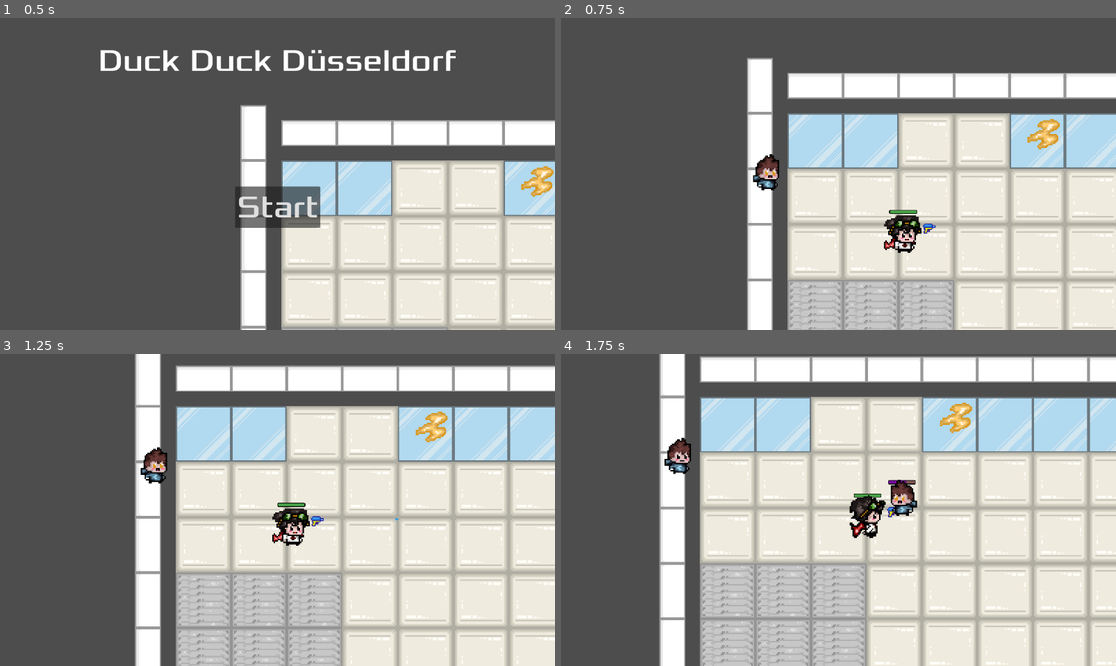
Above: before the commit, frames 1-4 (two rows, left to right).
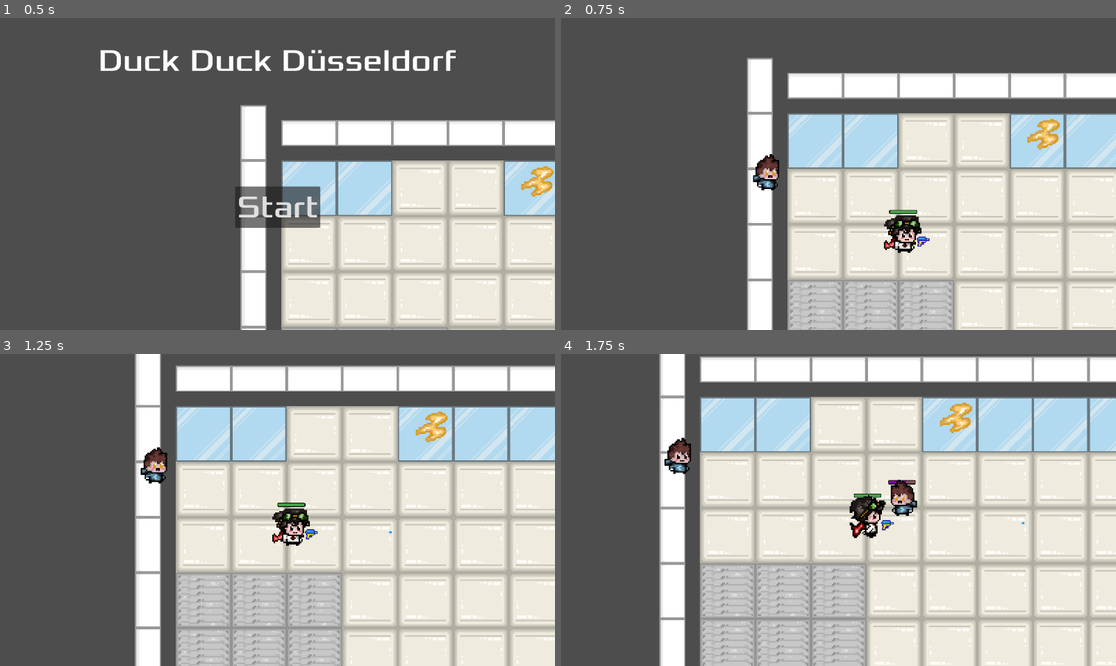
Above: after the commit, the same moments.

Repository: P0127/HSDuckies-Videogame-Group-project-at-HSD
Game: Godot game, scene res://main.tscn
Same seed, same stepped clock (60 frames per second), same inputs: the game is played once before the commit and once after it.
Inputs (mouse positions are in pixels of both pictures, inside the frame that each line leads up to):
- Up to frame 1 (0.5 s): no input
- Up to frame 2 (0.75 s): click "Start" at 0.5 s
- Up to frame 3 (1.25 s): no input
- Up to frame 4 (1.75 s): move the mouse to (960, 494) at 1.27 s; press the mouse at (960, 494) at 1.28 s; hold D (move_right) from 1.28 s (still down)

Frame 1 is identical in both runs. In frame 2, 0.1% of the frame differs, in the area x 64-68%, y 65-74%; in frame 3, 0.1%, in the area x 54-72%, y 51-60%; in frame 4, less than 0.1%.

Commit message:
New Rotation mechanic (weapon)
Weapons rotate similar to the charactersprite dependant on the angle (direction faced, vector based)

Diff:
--- a/player.gd
+++ b/player.gd
@@ -4,11 +4,12 @@
 
 @export var speed = 200 #player movement speed in pixels/sec
 var screen_size #game window size
-var current_direction#saveslot for weapon/projectile direction
-var movement_timer : float = 0.0#timer to count how long moving in a direction
-var weapon_direction_change_min_time = 0.5#time how long is needed till weapon direction changes
-var last_direction = Vector2.RIGHT#saveslot for where we were last moving/for when we stop
-#by default set to Right to avoid crashes
+var current_direction = Vector2.ZERO #Direction Player is moving in
+var movement_timer : float = 0.0 #timer to count how long moving in a direction
+var weapon_direction_change_min_time = 0.1 #time how long is needed till weapon direction changes
+var last_direction = Vector2.RIGHT #saveslot for where we were last moving/for when we stop
+var last_direction_faced = Vector2.RIGHT #saveslot for the last direction faced while moving
+#RIGHT: weapon spawns default on that side
 
 @export var health = 100.0 #Player health
 
@@ -31,19 +32,6 @@
 	#check for collisions
 	var collision_info = move_and_collide(velocity * delta)
 
-	#not needed, as collision is handled by Godot
-	#Useful maybe if we want events triggered via collision
-	#if collision_info:
-		#if Input.is_action_pressed("move_right"):
-			#velocity.x += 0
-		#if Input.is_action_pressed("move_left"):
-			#velocity.x += 0
-		#if Input.is_action_pressed("move_down"):
-			#velocity.y += 0
-		#if Input.is_action_pressed("move_up"):
-			#velocity.y += 0
-	#else: position += velocity * delta
-
 	if Input.is_action_pressed("move_right"):
 		velocity.x += 1
 	if Input.is_action_pressed("move_left"):
@@ -54,29 +42,21 @@
 		velocity.y -= 1
 
 	if velocity.length() > 0:
-		current_direction = velocity.normalized() #testing weapon direction
-		#rotate_weapon(current_direction)#removed to add delay
 		velocity = velocity.normalized() * speed
 		#normalized so that player is not faster moving diagonally
 
-
-		last_direction = current_direction#for standing still
-
-		#delay added:
-		movement_timer += delta#count up how long we've been going in a direction
-		if movement_timer >= weapon_direction_change_min_time:
-			rotate_weapon(current_direction)#opens method to rotate weapon
-			movement_timer = 0#reset timer
-	else:#same timer for when we stop moving but had turned
-		movement_timer += delta
-		if movement_timer >= weapon_direction_change_min_time:
-			rotate_weapon(last_direction)
-			movement_timer = 0
-
 	#Player can move
 	position += velocity * delta
-	#Correct Sprite Rotation
-	sprite_rotation(velocity)
+
+	#count up how long we've been moving
+	movement_timer += delta
+
+	#Correct Sprite and Weapon Rotation
+	rotate_sprite(velocity, movement_timer)
+	rotate_weapon(last_direction_faced)
+	#If this is done in the function, would only be saved globally
+	if movement_timer >= weapon_direction_change_min_time:
+		movement_timer = 0#reset timer
 
 	#Checking each Frame if Mobs are touching the Player
 	var overlapping_mobs = $HurtBox.get_overlapping_bodies()
@@ -91,16 +71,6 @@
 			health_death.emit()
 			print("DEATH")
 
-#function that rotates the weapon along with the players movement
-#atan2 math is needed to calc the Vector2 into a rotation angle
-func rotate_weapon(direction):#direction param is a Vector2 here
-	var angle = atan2(direction.y, direction.x)
-	$"player weapon".rotation = angle
-	#print("Angle=", angle)#testing angle values
-	if angle < -2 or angle >= 1:
-		$"player weapon/CharCenter/Weapon".flip_v = true
-	else:
-		$"player weapon/CharCenter/Weapon".flip_v = false
 
 #function for start of game to move player to start position and show player
 func start(pos):
@@ -111,20 +81,43 @@
 	$PlayerCollisionShape.disabled = false
 
 
-func sprite_rotation(velocity):
+#function that rotates the weapon along with the players movement
+#atan2 math is needed to calc the Vector2 into a rotation angle
+func rotate_weapon(direction_player):#direction param is a Vector2 here
+	#both work via vector
+	$"player weapon".rotation = direction_player.angle()
+	#Corrects Position of Weapon due to Sprite model
+	match int(rad_to_deg((direction_player.angle()))):
+		-90:
+			$"player weapon".position.y = -60
+			$"player weapon".position.x = 0
+		-45:
+			$"player weapon".position.x = 80
+		-135:
+			$"player weapon".position.x = -80
+		_:
+			$"player weapon".position.y = 150
+			$"player weapon".position.x = 0
+
+func rotate_sprite(velocity, movement_timer):
 	#Which Animation plays
-	#Flips Animation if walking to the side
-	if int(velocity.x != 0) | int(velocity.y != 0):
-		if int(velocity.y > 0):
-			$AnimatedPlayerSprite.animation = "walk"
-			$AnimatedPlayerSprite.flip_h = velocity.x < 0
-		elif int(velocity.x == 0):
-			$AnimatedPlayerSprite.animation = "walk_back"
-			$AnimatedPlayerSprite.flip_h = velocity.x < 0
-		else:
-			$AnimatedPlayerSprite.animation = "walk_side"
-			$AnimatedPlayerSprite.flip_h = velocity.x < 0
-
+	if velocity != Vector2.ZERO:
+		#int to eliminate decimals (reduces errors)
+		#rad to deg to have easy, whole numbers to work with
+		#velocity.angle() gives back angle (right is 1,0 - down is 0,1) in radians!
+		match int(rad_to_deg((velocity.angle()))):
+			-90:
+				$AnimatedPlayerSprite.animation = "walk_back"
+			45, 90, 135:
+				$AnimatedPlayerSprite.animation = "walk_front"
+			0, -45, 180, -135:
+				$AnimatedPlayerSprite.animation = "walk_side"
+		#saveslot for last direction faced while walking, without reseting in "stand" mode
+		#only saves this value, if direction has been faced for a fixed while
+		if movement_timer >= weapon_direction_change_min_time:
+			last_direction_faced = velocity
 	else:
 		$AnimatedPlayerSprite.animation = "stand"
-		$AnimatedPlayerSprite.flip_h = velocity.x < 0
+
+	#Flips Animation if walking to the side
+	$AnimatedPlayerSprite.flip_h = velocity.x < 0
--- a/player.tscn
+++ b/player.tscn
@@ -34,22 +34,22 @@
 }, {
 "frames": [{
 "duration": 1.0,
+"texture": ExtResource("9_ivps1")
+}],
+"loop": true,
+"name": &"walk_back",
+"speed": 0.0
+}, {
+"frames": [{
+"duration": 1.0,
 "texture": ExtResource("6_b26j0")
 }, {
 "duration": 1.0,
 "texture": ExtResource("8_n7ghd")
 }],
 "loop": true,
-"name": &"walk",
+"name": &"walk_front",
 "speed": 2.0
-}, {
-"frames": [{
-"duration": 1.0,
-"texture": ExtResource("9_ivps1")
-}],
-"loop": true,
-"name": &"walk_back",
-"speed": 0.0
 }, {
 "frames": [{
 "duration": 1.0,
@@ -119,7 +119,8 @@
 position = Vector2(3.33333, 53.3334)
 scale = Vector2(0.8, 0.8)
 sprite_frames = SubResource("SpriteFrames_sweqy")
-animation = &"walk_back"
+animation = &"walk_front"
 
 [node name="player weapon" parent="." instance=ExtResource("5_sweqy")]
+position = Vector2(0, 150)
 scale = Vector2(10, 10)
--- a/player_weapon.gd
+++ b/player_weapon.gd
@@ -8,12 +8,24 @@
 
 # Called when the node enters the scene tree for the first time.
 func _ready() -> void:
-	pass # Replace with function body.
+	$CharCenter/Weapon.animation = "sideways"
 
 
 # Called every frame. 'delta' is the elapsed time since the previous frame.
 func _physics_process(delta: float) -> void:
-	pass
+	#Switches Animations depending on the rotation
+	match int(rotation_degrees):
+		90, -90:
+			$CharCenter/Weapon.animation = "topdown"
+		_:
+			$CharCenter/Weapon.animation = "sideways"
+
+	#Flips Sprites depending on rotation (position to Player)
+	match int(rotation_degrees):
+		-135, 180, 135:
+			$CharCenter/Weapon.flip_v = true
+		_:
+			$CharCenter/Weapon.flip_v = false
 
 func shoot():
 	if BULLET.can_instantiate():
--- a/player_weapon.tscn
+++ b/player_weapon.tscn
@@ -35,7 +35,7 @@
 [node name="CharCenter" type="Marker2D" parent="."]
 
 [node name="Weapon" type="AnimatedSprite2D" parent="CharCenter"]
-position = Vector2(30, 0)
+position = Vector2(23, 0)
 scale = Vector2(0.15, 0.15)
 sprite_frames = SubResource("SpriteFrames_sd7s4")
 animation = &"sideways"
--- a/projectile.gd
+++ b/projectile.gd
@@ -5,7 +5,7 @@
 var direction#saveslot for direction out projectile will fly
 @export var projectile_speed = 500
 var travelled_distance = 0 #saveslot for despawning bullets after a while
-const MAX_RANGE = 500 #max distance a bullet should live
+const MAX_RANGE = 1000 #max distance a bullet should live
 
 # Called when the node enters the scene tree for the first time.
 func _ready() -> void:
Binary file changed: assets/weapons/watergun/watergun_top_down.png
